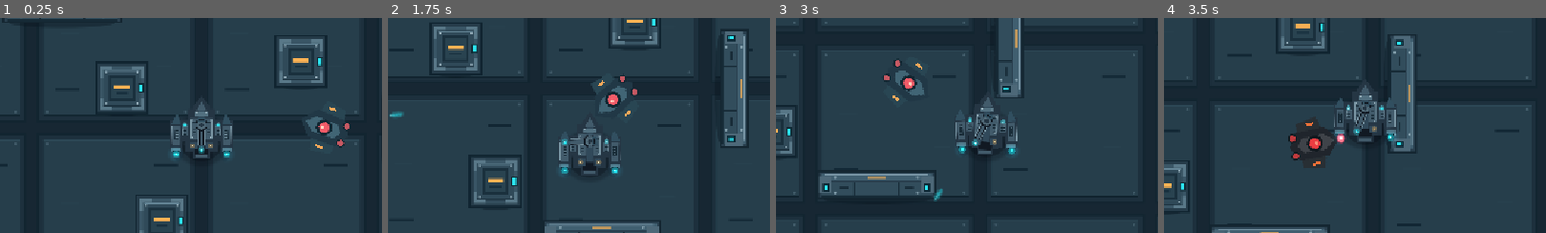
Above: before the commit, frames 1-4 (left to right).
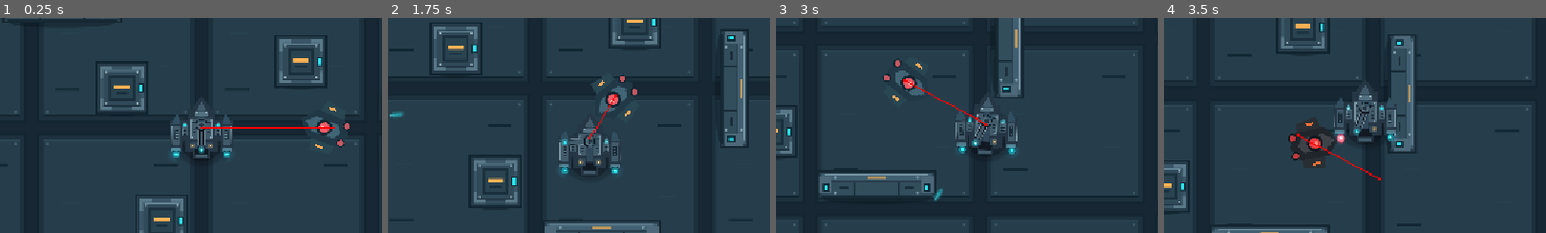
Above: after the commit, the same moments.

Repository: lolalolabob123/NeonSalvage-Godot
Game: Godot game, scene res://scenes/levels/SalvageYard_Prototype.tscn
The game is run twice, just before and just after one commit, with the same random seed, the same clock (stepped at 60 frames per second) and the same inputs.
Inputs (mouse positions are % of the whole screen's width and height, from its top left):
- Up to frame 1 (0.25 s): no input
- Up to frame 2 (1.75 s): move the mouse to (72, 45) at 0.52 s; hold D (move_right) 0.53-1.28 s; tap Space (dash) at 0.6 s; move the mouse to (30, 55) at 1.27 s; hold S (move_down) from 1.28 s (still down); click (30, 55) at 1.35 s
- Up to frame 3 (3 s): move the mouse to (60, 28) at 2.02 s; release S (move_down) at 2.03 s; hold D (move_right) 2.03-2.78 s; tap Space (dash) at 2.1 s; move the mouse to (45, 70) at 2.77 s; hold W (move_up) from 2.78 s (still down); click (45, 70) at 2.85 s
- Up to frame 4 (3.5 s): keep holding W (move_up)
The pictures show only the part of the screen within x 24-74%, y 24-74%; the shares and areas given below are measured in that part.

The runs differ from the first frame. In frame 1, 0.3% of the frame differs, in the area x 52-88%, y 50-52%; in frame 2, less than 0.1%; in frame 3, 0.2%; in frame 4, 0.2%.

Commit message:
started implementing enemy states

Diff:
--- a/neon-salvage/scenes/enemies/SentryDrone.tscn
+++ b/neon-salvage/scenes/enemies/SentryDrone.tscn
@@ -42,3 +42,4 @@
 [node name="NavigationAgent2D" type="NavigationAgent2D" parent="." unique_id=1381451748]
 path_desired_distance = 12.0
 target_desired_distance = 16.0
+debug_enabled = true
--- a/neon-salvage/scenes/levels/SalvageYard_Prototype.tscn
+++ b/neon-salvage/scenes/levels/SalvageYard_Prototype.tscn
@@ -16,6 +16,7 @@
 parsed_collision_mask = 4294967041
 source_geometry_mode = 2
 source_geometry_group_name = &"navigation_blockers"
+agent_radius = 30.0
 
 [node name="SalvageYardPrototype" type="Node2D" unique_id=1876928811]
 
--- a/neon-salvage/scripts/enemies/sentry_drone.gd
+++ b/neon-salvage/scripts/enemies/sentry_drone.gd
@@ -11,6 +11,13 @@
 const SENTRY_PULSE: PackedScene = preload(
 	"res://scenes/projectiles/SentryPulse.tscn"
 )
+
+enum SentryState {
+	GUARD,
+	PURSUE,
+	INVESTIGATE,
+	RETURN_TO_POST
+}
 
 @onready var detection_area: Area2D = $DetectionArea
 @onready var sprite: Sprite2D = $Sprite2D
@@ -32,9 +39,14 @@
 var fire_timer: float = 0.0
 var windup_timer: float = 0.0
 var is_winding_up: bool = false
-
+var current_state: SentryState = SentryState.GUARD
+var home_position: Vector2 = Vector2.ZERO
+var last_known_position: Vector2 = Vector2.ZERO
+var has_last_known_position: bool = false
 
 func _ready() -> void:
+
+	home_position = global_position
 	current_health = max_health
 	charge_glow.hide()
 
@@ -46,7 +58,11 @@
 
 func _on_body_entered(body: Node2D) -> void:
 	if body.is_in_group("player"):
+		if int(body.get("current_health")) <= 0:
+			return
+
 		target = body
+		current_state = SentryState.PURSUE
 		navigation_agent.target_position = body.global_position
 
 
@@ -54,8 +70,21 @@
 	if body == target:
 		target = null
 
+		if has_last_known_position:
+			current_state = SentryState.INVESTIGATE
+			navigation_agent.target_position = last_known_position
+		else:
+			current_state = SentryState.GUARD
+
 
 func _physics_process(delta: float) -> void:
+
+	# Stop tracking the player after their health reaches zero.
+	if is_instance_valid(target):
+		if int(target.get("current_health")) <= 0:
+			target = null
+			current_state = SentryState.GUARD
+
 	var desired_velocity: Vector2 = Vector2.ZERO
 
 	if is_instance_valid(target):
@@ -84,6 +113,16 @@
 
 					if path_direction.length_squared() > 4.0:
 						desired_velocity = path_direction.normalized() * move_speed
+
+	elif current_state == SentryState.INVESTIGATE:
+		# Dollow the navigation to the last known position.
+		if not navigation_agent.is_navigation_finished():
+			var next_point: Vector2 = navigation_agent.get_next_path_position()
+			var path_direction: Vector2 = next_point - global_position
+
+			if path_direction.length_squared() > 4.0:
+				desired_velocity * path_direction.normalized() * move_speed
+
 	# Accelerate or decelerate smoothly.
 	velocity = velocity.move_toward(
 		desired_velocity,
@@ -109,6 +148,10 @@
 					fire_interval - windup_duration,
 					0.0
 				)
+
+				# Remember the player's last known position while they are visible.
+				last_known_position = target.global_position
+				has_last_known_position = true
 
 		else:
 			# Wait until it's time to prepare another shot.
